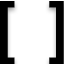
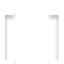
Layer changes from the first 64 x 64 image to the second:
painted on "[ ]" over box(0, 1, 64, 64)
